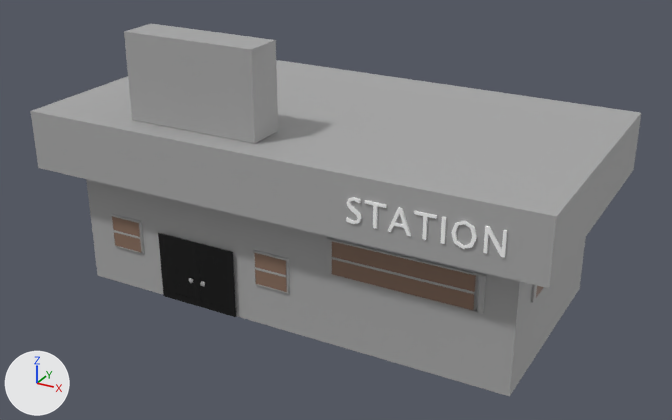
A saved change to the FBX model SeniorProject2025/Assets/BetaBuildings/TrainStation.fbx.
Rendered twice from a camera (50 mm lens) standing at (3.4, -4.53, 3.31) and looking at (0.51, 0.73, 0.68). Arrows for +X, +Y and +Z are at lower left; the lights stay in place. Where no turn or scale is listed for an object, it has been applied to the vertices.
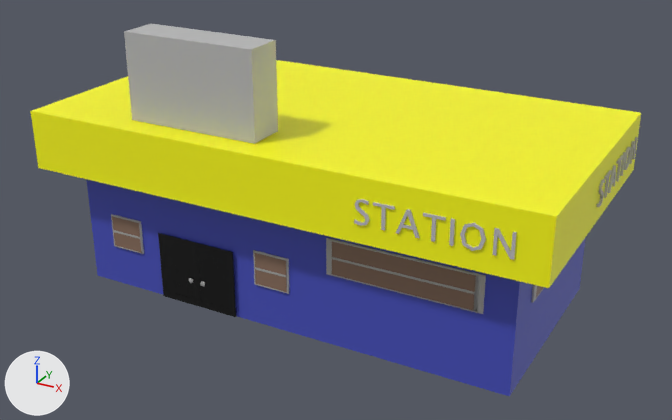
Location of each change, [x1, y1, x2, y2] in pixels of the pictures (672 x 420 px):
```json
{"object": "pCube349", "change": "recoloured", "before": [31, 60, 641, 288], "after": [31, 60, 641, 288], "on screen": "grey to yellow"}
{"object": "pCube348", "change": "recoloured", "before": [86, 179, 586, 396], "after": [86, 179, 586, 396], "on screen": "grey to blue"}
{"object": "typeMesh3", "change": "recoloured, moved", "before": [346, 197, 507, 258], "after": [354, 199, 517, 260]}
{"object": "typeMesh5", "change": "added", "after": [597, 137, 638, 207]}
```

Edits to the scene script, one JSON object a line:
```json
{"op": "add", "block": "mat_lambert1", "code": ["mat_lambert1 = principled_material('lambert1')", "mat_lambert1.base_color = (0.5, 0.5, 0.5)  # grey #bcbcbc"]}
{"op": "add", "block": "mat_lambert6", "code": ["mat_lambert6 = principled_material('lambert6')", "mat_lambert6.base_color = (0.061, 0.0779, 0.5)  # blue #464fbc"]}
{"op": "add", "block": "mat_lambert5", "code": ["mat_lambert5 = principled_material('lambert5')", "mat_lambert5.base_color = (1.0, 1.0, 0.0)  # yellow #ffff00"]}
{"block": "me_mesh_004", "where": "me_mesh_004.from_pydata(...)  # 8 vertices, 6 faces; spans x -1.62..1.62, y -0.77..0.77, z -0.46..0.46"}
{"op": "remove", "block": "me_mesh_004", "code": "me_mesh_004.materials.append(mat_standardsurface1)  # grey #aaaaaa"}
{"op": "add", "block": "me_mesh_004", "code": "me_mesh_004.materials.append(mat_lambert6)  # blue #464fbc"}
{"block": "me_mesh_001", "where": "me_mesh_001.from_pydata(...)  # 162 vertices, 145 faces; spans x 0.011..0.976, y -0.014..0.0, z -0.004..0.162"}
{"op": "remove", "block": "me_mesh_001", "code": "me_mesh_001.materials.append(mat_typestandardsurface2)  # white #ffffff"}
{"op": "add", "block": "me_mesh_001", "code": "me_mesh_001.materials.append(mat_lambert1)  # grey #bcbcbc"}
{"block": "me_mesh_007", "where": "me_mesh_007.from_pydata(...)  # 8 vertices, 6 faces; spans x -1.85..1.85, y -0.99..0.99, z -0.21..0.21"}
{"op": "remove", "block": "me_mesh_007", "code": "me_mesh_007.materials.append(mat_standardsurface1)  # grey #aaaaaa"}
{"op": "add", "block": "me_mesh_007", "code": "me_mesh_007.materials.append(mat_lambert5)  # yellow #ffff00"}
{"op": "add", "block": "me_mesh_011", "code": ["me_mesh_011 = bpy.data.meshes.new('Mesh.011')", "me_mesh_011.from_pydata(...)  # 162 vertices, 145 faces; spans x 0.0..0.014, y 0.011..0.976, z -0.004..0.162", "me_mesh_011.materials.append(mat_lambert1)  # grey #bcbcbc"]}
{"op": "set", "path": "ob_typemesh3.location", "old": "(1.058, -0.145, 1.066)", "new": "(1.11, -0.145, 1.066)"}
{"op": "add", "block": "ob_typemesh5", "code": ["ob_typemesh5 = bpy.data.objects.new('typeMesh5', me_mesh_011)", "ob_typemesh5.location = (2.293, 0.744, 1.066)"]}
```
